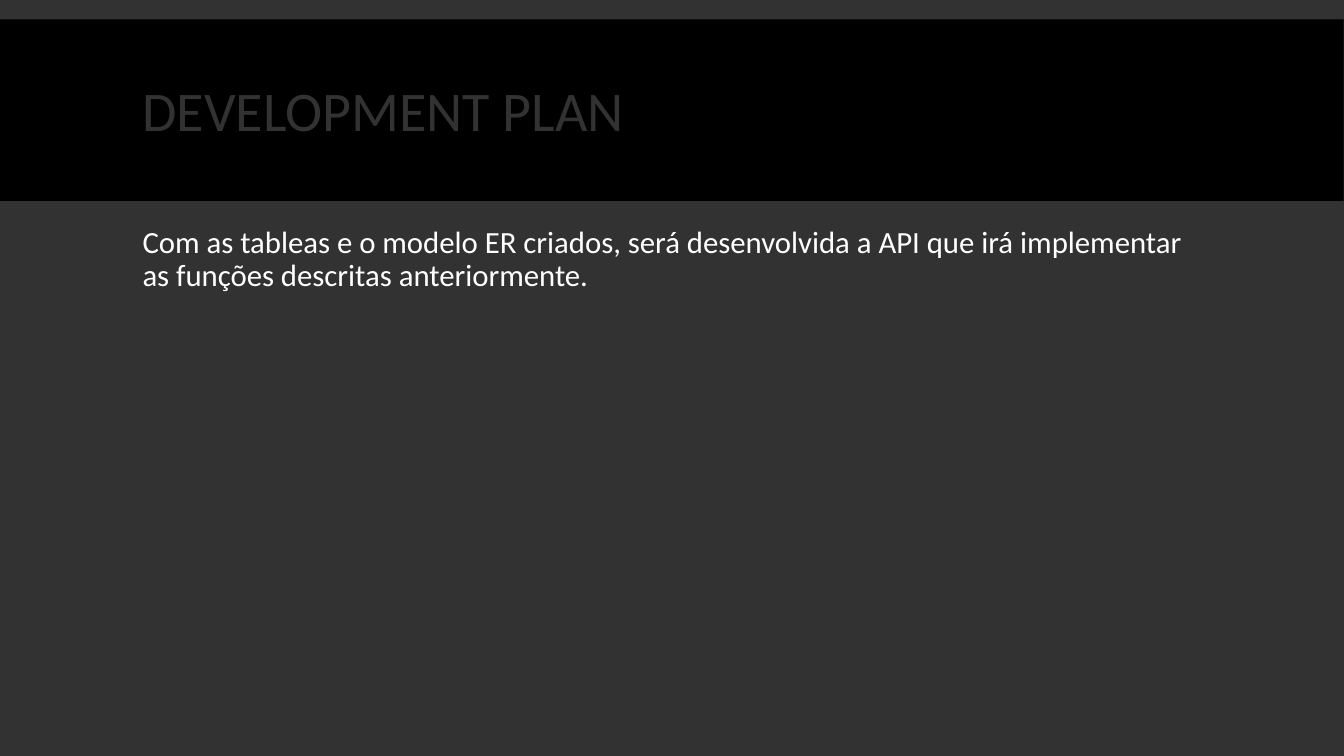
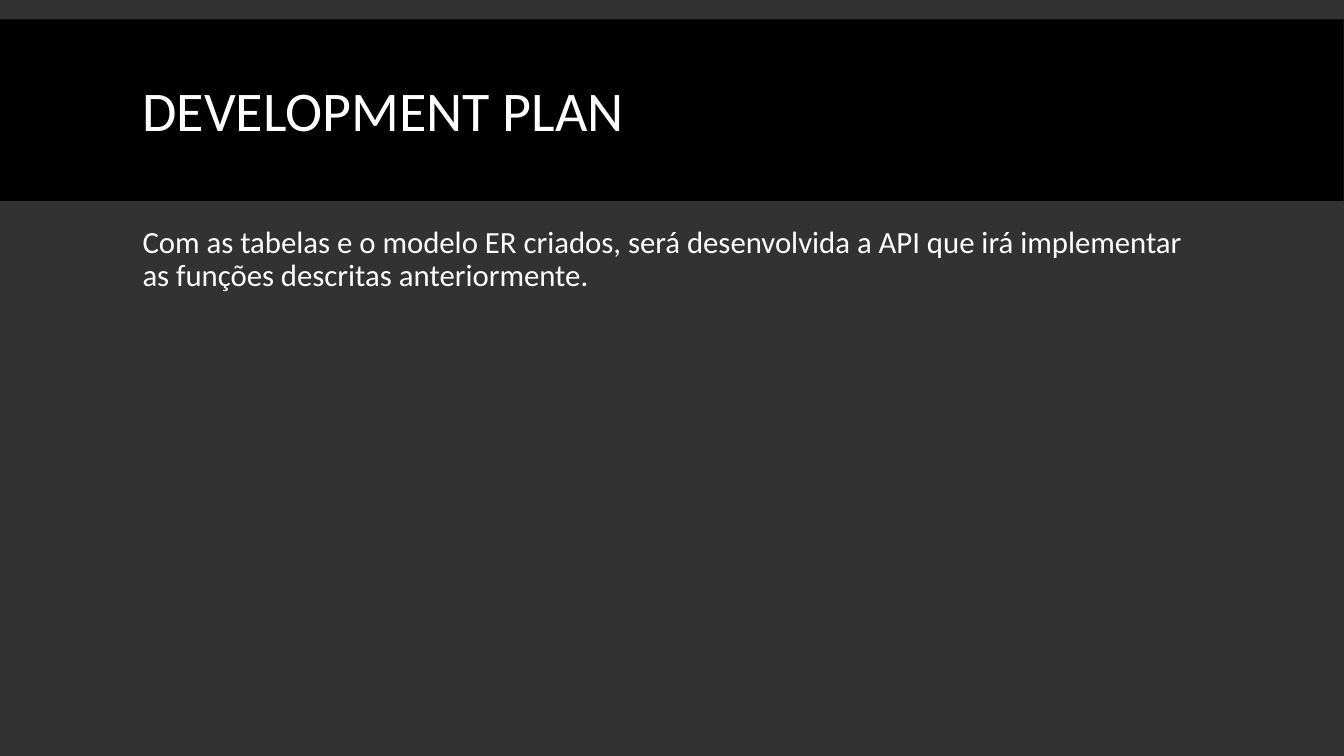
Before and after one commit to tomasbm07/Projeto-BD, a slide deck: slide 8 of Apresentação/Apresentação.pptx. Drawn at 1344x756 pixels with LibreOffice and Linux fonts; fonts in the diff are those of the drawing. Boxes give left, top, right and bottom in pixels: in the first picture for what was removed or moved away, otherwise in the second. Text is boxed around its words. In the diff, an @@ line names an element or a change of style, - is before the commit and + after.

```diff
--- a/Apresentação/Apresentação.pptx
+++ b/Apresentação/Apresentação.pptx
@@ text "DEVELOPMENT PLAN" at bbox=[143, 94, 624, 132]: text colour #323232 to #FFFFFF @@
@@ text at bbox=[143, 231, 1181, 291]: text changed @@
-Com as tableas e o modelo ER criados, será desenvolvida a API que irá implementar as funções descritas anteriormente.
+Com as tabelas e o modelo ER criados, será desenvolvida a API que irá implementar as funções descritas anteriormente.
```
Also in this commit, not shown: 9 other slides changed.
